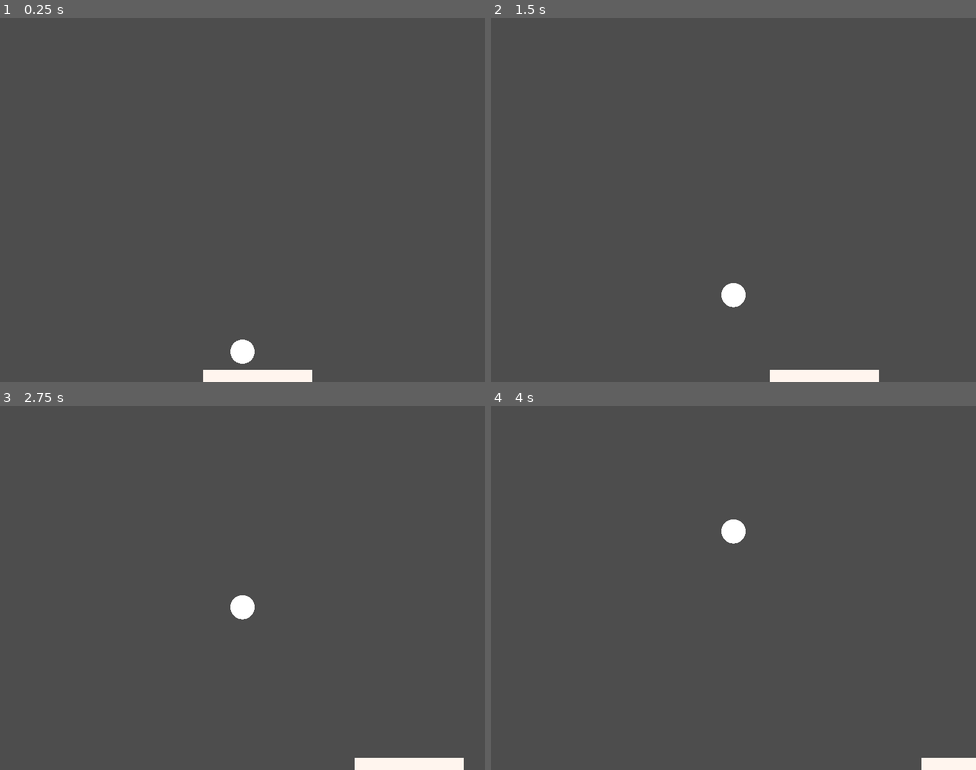
Above: before the commit, frames 1-4 (two rows, left to right).
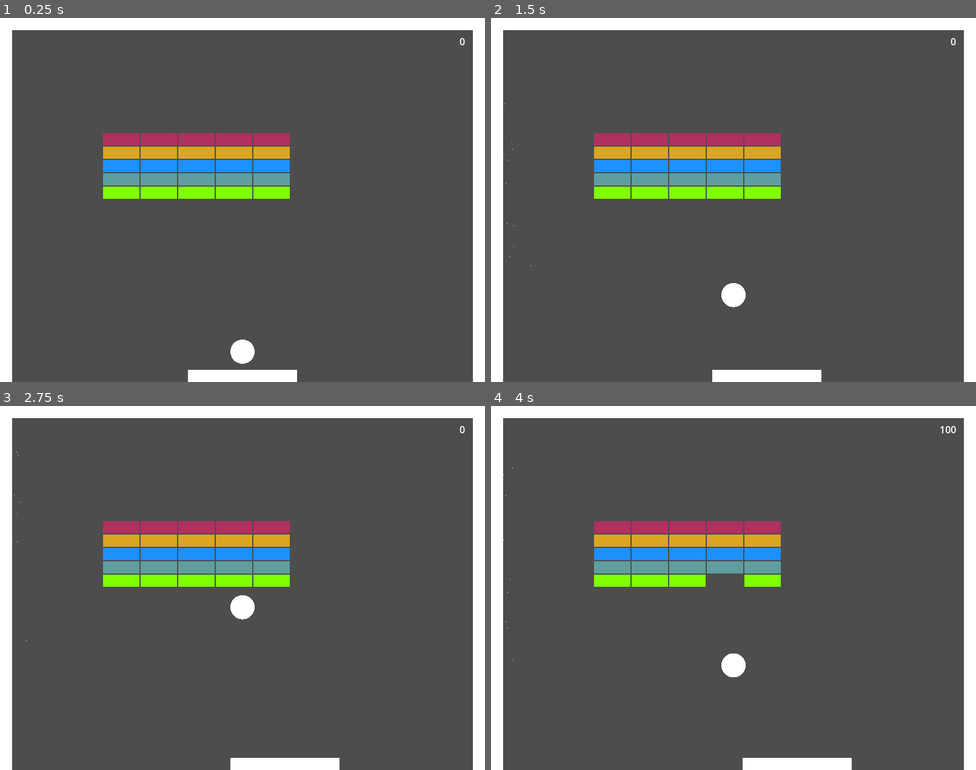
Above: after the commit, the same moments.

Repository: olsenw/20GamesChallenge
Game: Godot game, scene res://game.tscn
Two runs of this game, one before a commit and one after it. Both use one fixed random seed, a clock stepped at 60 frames per second and the inputs below.
Inputs:
- Up to frame 1 (0.25 s): no input
- Up to frame 2 (1.5 s): hold Right (Right) 0.53-1.28 s; hold Space (Space) 0.53-1.28 s; hold Left (Left) from 1.28 s (still down); tap Space (Space) at 1.35 s
- Up to frame 3 (2.75 s): release Left (Left) at 2.03 s; hold Right (Right) from 2.03 s (still down); hold Space (Space) from 2.03 s (still down)
- Up to frame 4 (4 s): release Space (Space) at 2.78 s; tap Space (Space) at 2.85 s; release Right (Right) at 3.53 s; hold Left (Left) from 3.53 s (still down); hold Space (Space) from 3.53 s (still down)

The runs differ from the first frame. In frame 1, 15% of the frame differs, in the area x 0-100%, y 0-100%; in frame 2, 15%; in frame 3, 16%; in frame 4, 15%.

Commit message:
bricks to break

Diff:
--- /dev/null
+++ b/02-breakout/brick.gd
@@ -0,0 +1,28 @@
+extends StaticBody2D
+
+signal score(value:int)
+@export var value : int
+
+var color : Array = [
+	Color.SEASHELL,
+	Color.CHARTREUSE,
+	Color.CADET_BLUE,
+	Color.DODGER_BLUE,
+	Color.GOLDENROD,
+	Color.MAROON
+]
+
+func _ready() -> void:
+	$Polygon2D.color = color[value % len(color)]
+	#owner may not be set if instenated
+	#score.connect(owner._on_score)
+	pass
+
+
+func _on_area_2d_body_entered(body: Node2D) -> void:
+	score.emit(100)
+	value -= 1
+	$Polygon2D.color = color[value % len(color)]
+	if value <= 0:
+		queue_free()
+	pass # Replace with function body.
--- /dev/null
+++ b/02-breakout/brick.tscn
@@ -0,0 +1,24 @@
+[gd_scene load_steps=3 format=3 uid="uid://cednjlbr8j0sh"]
+
+[ext_resource type="Script" uid="uid://d0quoawe621gl" path="res://brick.gd" id="1_awxk8"]
+
+[sub_resource type="RectangleShape2D" id="RectangleShape2D_nkspu"]
+size = Vector2(60, 20)
+
+[node name="brick" type="StaticBody2D"]
+script = ExtResource("1_awxk8")
+
+[node name="BrickCollisionShape" type="CollisionShape2D" parent="."]
+shape = SubResource("RectangleShape2D_nkspu")
+
+[node name="Polygon2D" type="Polygon2D" parent="."]
+polygon = PackedVector2Array(-30, -10, 30, -10, 30, 10, -30, 10)
+
+[node name="Area2D" type="Area2D" parent="."]
+collision_layer = 4
+collision_mask = 2
+
+[node name="CollisionShape2D" type="CollisionShape2D" parent="Area2D"]
+shape = SubResource("RectangleShape2D_nkspu")
+
+[connection signal="body_entered" from="Area2D" to="." method="_on_area_2d_body_entered"]
--- /dev/null
+++ b/02-breakout/game.gd
@@ -0,0 +1,24 @@
+extends Node2D
+
+@export var score: int
+@export var brick_scene: PackedScene
+
+func _ready() -> void:
+	$Label.text = str(score)
+	for row in range(5):
+		for col in range(5):
+			var brick = brick_scene.instantiate()
+			brick.score.connect(_on_score)
+			brick.set_position(Vector2(200+col*62,200+row*22))
+			brick.value = 5-row
+			$BrickCollection.add_child(brick)
+	pass
+
+func _on_score(value:int) -> void:
+	score += value
+	$Label.text = str(score)
+	pass
+
+func _on_detect_leave_area_entered(area: Area2D) -> void:
+	# detect if ball is out of bounds
+	pass # Replace with function body.
--- a/02-breakout/game.tscn
+++ b/02-breakout/game.tscn
@@ -1,7 +1,9 @@
-[gd_scene load_steps=8 format=3 uid="uid://bjf5nqrw2wdd1"]
+[gd_scene load_steps=10 format=3 uid="uid://bjf5nqrw2wdd1"]
 
 [ext_resource type="PackedScene" uid="uid://ccpgdnxis27d5" path="res://ball.tscn" id="1_80nbo"]
+[ext_resource type="Script" uid="uid://b8ntmyffikmwn" path="res://game.gd" id="1_feb5d"]
 [ext_resource type="PackedScene" uid="uid://dphs01olf8e2y" path="res://paddle.tscn" id="2_e2o6t"]
+[ext_resource type="PackedScene" uid="uid://cednjlbr8j0sh" path="res://brick.tscn" id="4_fc0e3"]
 
 [sub_resource type="RectangleShape2D" id="RectangleShape2D_mwb40"]
 size = Vector2(800, 600)
@@ -20,6 +22,8 @@
 size = Vector2(1600, 20)
 
 [node name="Game" type="Node2D"]
+script = ExtResource("1_feb5d")
+brick_scene = ExtResource("4_fc0e3")
 
 [node name="PhysicsOverride" type="Area2D" parent="."]
 visible = false
@@ -52,6 +56,9 @@
 position = Vector2(400, 10)
 shape = SubResource("RectangleShape2D_e2o6t")
 
+[node name="Polygon2D" type="Polygon2D" parent="Walls"]
+polygon = PackedVector2Array(20, 20, 780, 20, 780, 600, 800, 600, 800, 0, 0, 0, 0, 600, 20, 600)
+
 [node name="DetectLeave" type="Area2D" parent="."]
 collision_layer = 2
 collision_mask = 0
@@ -66,3 +73,21 @@
 
 [node name="Paddle" parent="." instance=ExtResource("2_e2o6t")]
 position = Vector2(400, 590)
+
+[node name="CPUParticles2D" type="CPUParticles2D" parent="."]
+amount = 64
+direction = Vector2(0, -1)
+initial_velocity_min = 50.0
+initial_velocity_max = 100.0
+
+[node name="BrickCollection" type="Node2D" parent="."]
+
+[node name="Label" type="Label" parent="."]
+offset_left = 728.0
+offset_top = 27.0
+offset_right = 768.0
+offset_bottom = 50.0
+horizontal_alignment = 2
+vertical_alignment = 1
+
+[connection signal="area_entered" from="DetectLeave" to="." method="_on_detect_leave_area_entered"]
--- a/02-breakout/paddle.gd
+++ b/02-breakout/paddle.gd
@@ -1,21 +1,13 @@
 extends CharacterBody2D
 
 @export var lateralSpeed : int = 100
-@export var value : int
-
-var color : Array = [
-	Color.SEASHELL,
-	Color.CHARTREUSE,
-	Color.CADET_BLUE,
-	Color.DODGER_BLUE,
-	Color.GOLDENROD,
-	Color.MAROON
-]
 
 func _ready() -> void:
-	$Polygon2D.color = color[value % len(color)]
 	pass
 
 func _physics_process(delta: float) -> void:
-	position.x += lateralSpeed * delta
+	if Input.is_action_pressed("Right"):
+		position.x += lateralSpeed * delta
+	if Input.is_action_pressed("Left"):
+		position.x -= lateralSpeed * delta
 	pass
Not shown, added: 02-breakout/brick.gd.uid
Not shown, added: 02-breakout/export_presets.cfg
Not shown, added: 02-breakout/game.gd.uid
